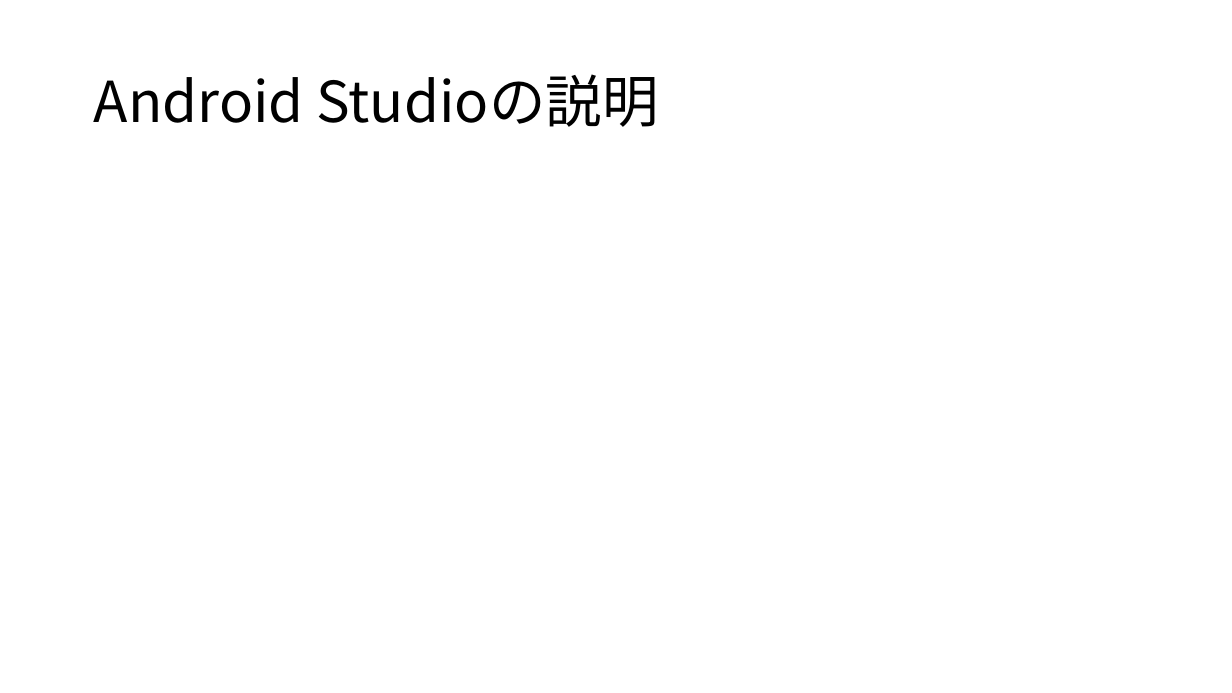
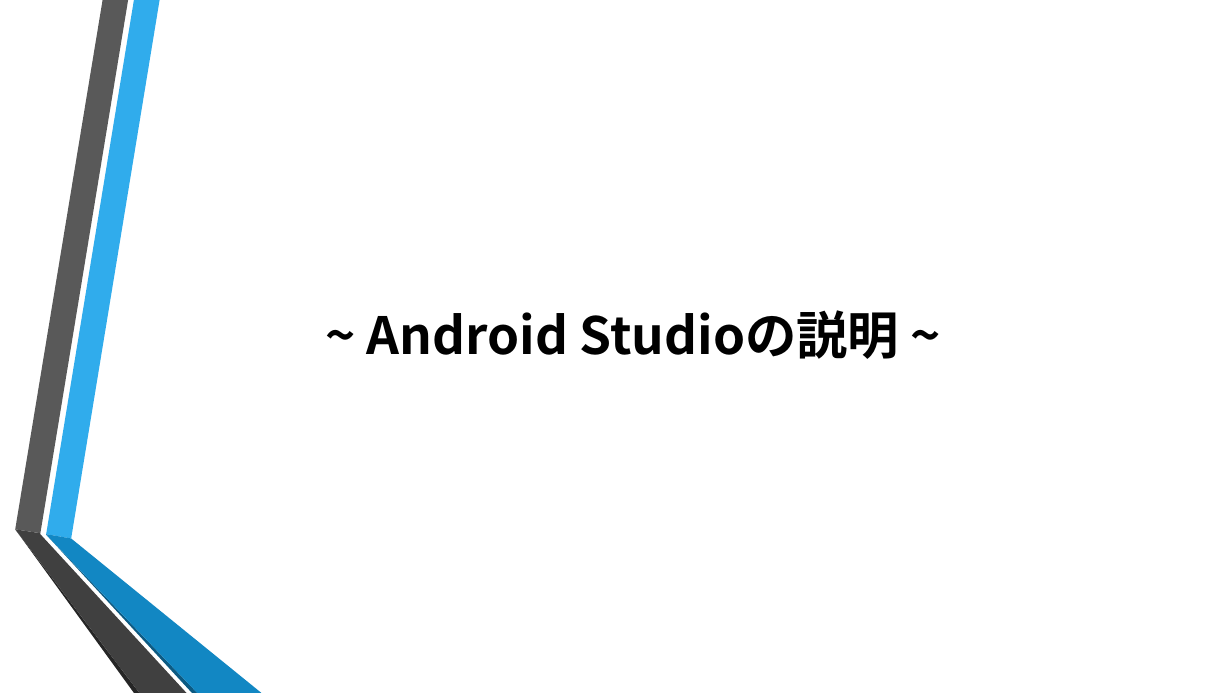
Before and after one commit to ColorSchemeSystem/1DaySummerIntern, a slide deck: slide 5 of 1day.pptx (slide 4 before the commit). Drawn at 1232x693 pixels with LibreOffice and Linux fonts; fonts in the diff are those of the drawing; background and template pictures are left out. Boxes give left, top, right and bottom in pixels: in the first picture for what was removed or moved away, otherwise in the second. Text is boxed around its words. In the diff, an @@ line names an element or a change of style, - is before the commit and + after.

```diff
--- a/1day.pptx
+++ b/1day.pptx
@@ title at (367,310,899,359): text changed; size 44 to 40 pt; bold on @@
-Android Studioの説明
+~ Android Studioの説明 ~
@@ group added at (15,0,262,693): 6 freeform shapes @@
```
Also in this commit, not shown: 9 other slides changed, 10 slides added, 3 slides removed.
